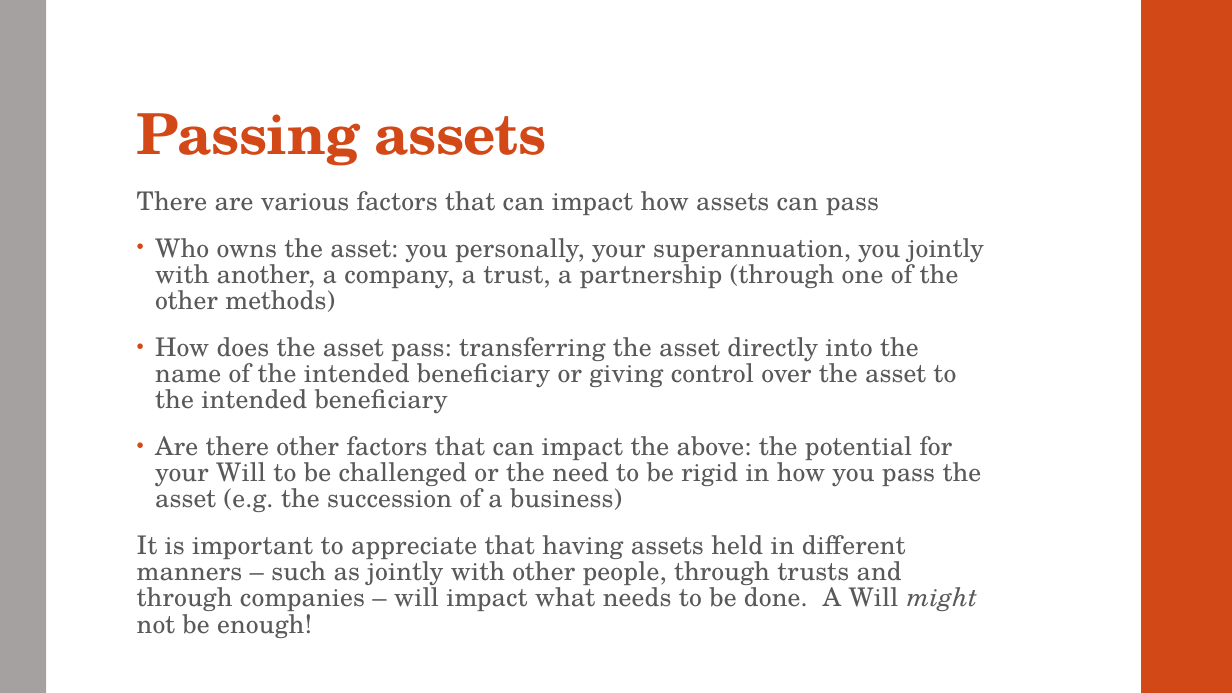
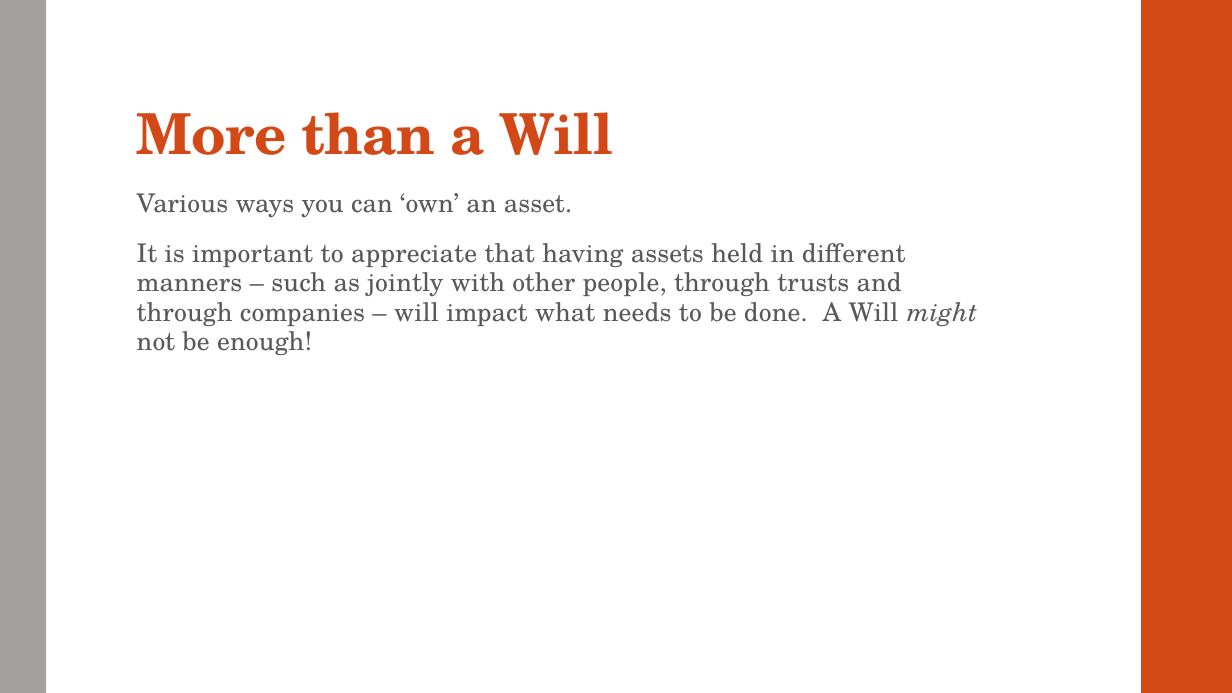
Before and after one commit to dariuschats/dariuschats.github.io, a slide deck: slide 14 of downloadables/other/Estate planning/Estate Planning Meeting Slides.pptx (slide 13 before the commit). Drawn at 1232x693 pixels with LibreOffice and Linux fonts; fonts in the diff are those of the drawing. Boxes give left, top, right and bottom in pixels: in the first picture for what was removed or moved away, otherwise in the second. Text is boxed around its words. In the diff, an @@ line names an element or a change of style, - is before the commit and + after.

```diff
--- a/downloadables/other/Estate planning/Estate Planning Meeting Slides.pptx
+++ b/downloadables/other/Estate planning/Estate Planning Meeting Slides.pptx
@@ title at box(137, 112, 613, 155): text changed @@
-Passing assets
+More than a Will
@@ text at box(137, 193, 572, 217): text changed @@
-There are various factors that can impact how assets can pass
-• Who owns the asset: you personally, your superannuation, you jointly with another, a company, a trust, a partnership (through one of the other methods)
-• How does the asset pass: transferring the asset directly into the name of the intended beneficiary or giving control over the asset to the intended beneficiary
-• Are there other factors that can impact the above: the potential for your Will to be challenged or the need to be rigid in how you pass the asset (e.g. the succession of a business)
+Various ways you can ‘own’ an asset.
@@ text at box(137, 243, 978, 355): line spacing 0.85 to 0.95 @@
```
Also in this commit, not shown: 3 other slides changed, 4 slides added, 2 slides removed, 1 other file.
